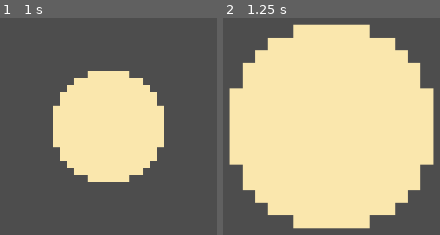
Above: before the commit, frames 1-2 (left to right).
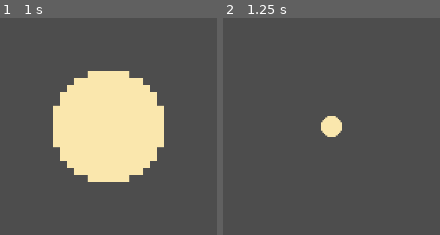
Above: after the commit, the same moments.

Repository: Dexter-Goater/gorefield
Game: Godot game, scene res://Scenes/Main.tscn
Two runs of this game, one before a commit and one after it. Both use one fixed random seed, a clock stepped at 60 frames per second and the inputs below.
Inputs (mouse positions are in pixels of both pictures, inside the frame that each line leads up to):
- Up to frame 1 (1 s): tap Enter at 0.5 s; drag from (108, 126) to (188, 26) at 0.52 s
- Up to frame 2 (1.25 s): no input

Frame 1 is identical in both runs. In frame 2, 71% of the frame differs, in the area x 2-98%, y 2-98%.

Commit message:
15/06
Continued work on the second minigame for the pizza

Diff:
--- a/Scenes/Main.tscn
+++ b/Scenes/Main.tscn
@@ -645,7 +645,7 @@
 [node name="AnimatedSprite2D" type="AnimatedSprite2D" parent="Lasagne/Minigame 1" unique_id=841010811]
 position = Vector2(16, 0)
 sprite_frames = SubResource("SpriteFrames_erwvk")
-animation = &"Veg 3"
+animation = &"Veg 1"
 autoplay = "Veg 1"
 
 [node name="Timer" type="Timer" parent="Lasagne/Minigame 1" unique_id=1173723208]
--- a/Scripts/Pizza/minigame_2.gd
+++ b/Scripts/Pizza/minigame_2.gd
@@ -1,25 +1,26 @@
 extends Area2D
-var is_dragging: bool = false
+
+var is_dragging := false
 var drag_start_pos: Vector2
-var mouse_in = false
+var mouse_in := false
 
 func _input(event: InputEvent) -> void:
-	if Globals.current_recipie == "Pizza" and Globals.minigame == 2:
+	if Globals.current_recipie == "Pizza" or Globals.minigame == 2:
+		if event is InputEventMouseButton:
+			if event.button_index == MOUSE_BUTTON_LEFT:
 
-		if event is InputEventMouseButton and event.button_index == MOUSE_BUTTON_LEFT and event.pressed and mouse_in:
-			is_dragging = true
-			drag_start_pos = event.position
-			print("Started dragging Pizza!")
+				if event.pressed and mouse_in:
+					is_dragging = true
+					drag_start_pos = event.position
 
-		elif event is InputEventMouseButton and event.button_index == MOUSE_BUTTON_LEFT and not event.pressed:
-			if is_dragging:
-				is_dragging = false
-				var drag_distance = drag_start_pos.distance_to(event.position)
-				var new_radius = drag_distance / 100
-				$CollisionShape2D.shape.radius = new_radius
-				$CollisionShape2D/Sprite2D.scale = Vector2(new_radius,new_radius)
-				print("Total drag distance in pixels: ", drag_distance)
+				elif !event.pressed and is_dragging:
+					is_dragging = false
 
+					var drag_distance = drag_start_pos.distance_to(event.position)
+					var scale_factor = clamp(drag_distance / 100.0, 0.5, 5.0)
+
+					$CollisionShape2D.shape.radius = scale_factor * 0.9
+					$CollisionShape2D/Sprite2D.scale = Vector2.ONE * scale_factor / 10
 
 func _on_mouse_entered() -> void:
 	mouse_in = true
